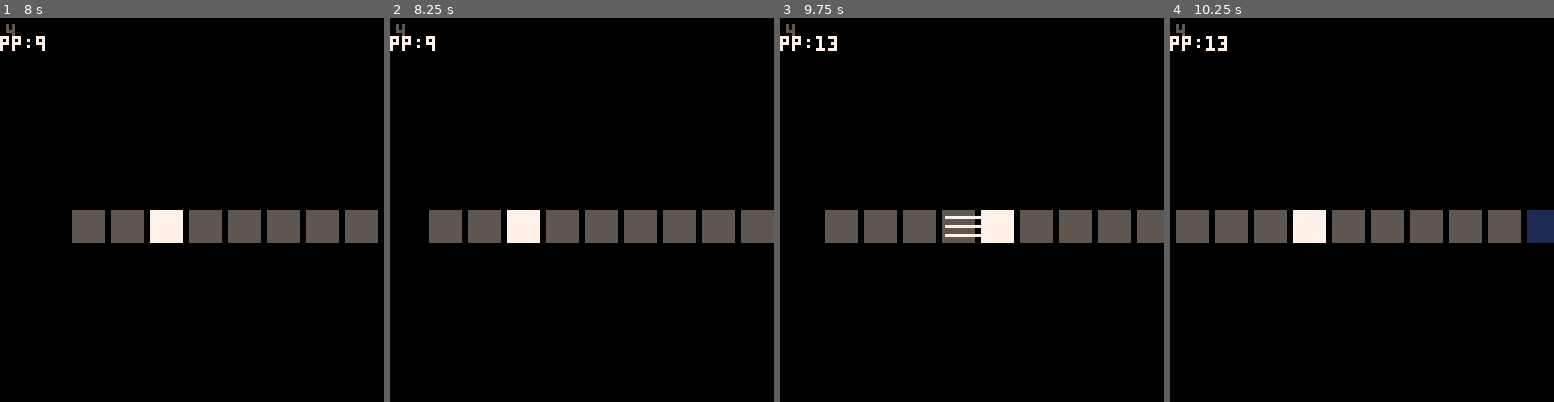
Above: before the commit, frames 1-4 (left to right).
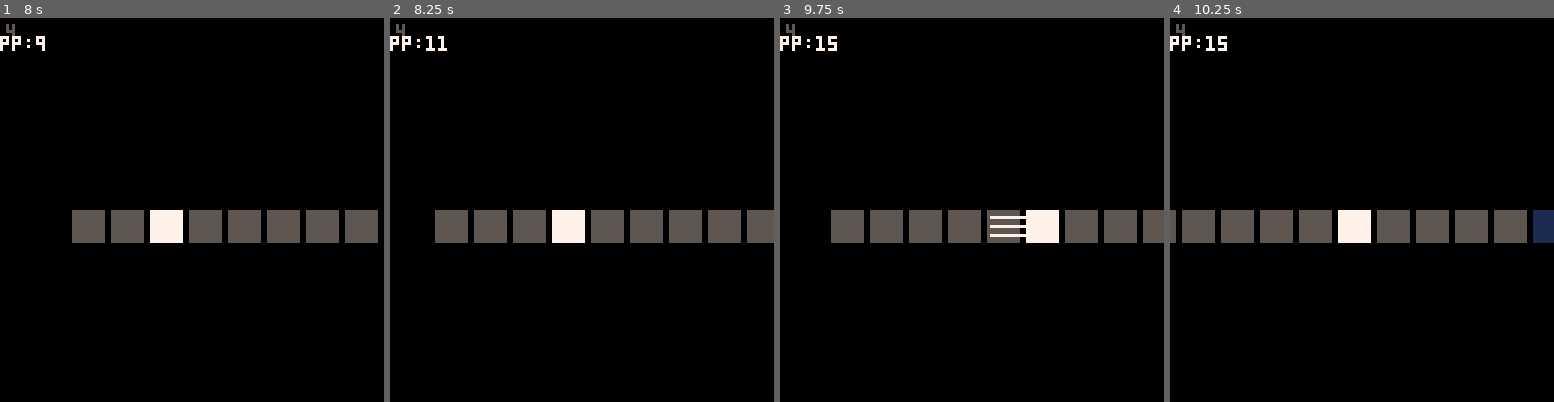
Above: after the commit, the same moments.

Repository: abemassry/dimensional-jump
Game: PICO-8 cartridge dimensional-jump.p8
Same seed, same stepped clock (60 frames per second), same inputs: the game is played once before the commit and once after it.
Inputs:
- Up to frame 1 (8 s): tap X (X key) at 0.33, 1.07, 1.85, 2.97, 4.08, 5.2, 6.32, 7.43 s; tap O (Z key) at 0.7, 1.7, 2.1, 2.5, 2.9, 3.3, 3.7, 4.1, 4.5, 4.9, 5.3, 5.7, 6.1, 6.5, 6.9, 7.3, 7.7 s; hold Right 1.6-2.1 s; hold Up 2.15-2.42 s; hold Right 2.47-3.03 s; hold Left 3.08-3.58 s; hold Down 3.63-3.97 s; hold Right 4.02-4.68 s; hold Up 4.73-5.03 s; hold Left 5.08-5.68 s; hold Down 5.73-6.03 s; hold Right 6.08-6.58 s; hold Right 6.63-7.13 s; hold Up 7.18-7.45 s; hold Right from 7.5 s (still down)
- Up to frame 2 (8.25 s): release Right at 8.07 s; tap O (Z key) at 8.1 s; hold Left from 8.12 s (still down)
- Up to frame 3 (9.75 s): tap O (Z key) every 0.4 s from 8.5 to 9.7 s; tap X (X key) at 8.55, 9.67 s; release Left at 8.62 s; hold Down 8.67-9 s; hold Right 9.05-9.72 s
- Up to frame 4 (10.25 s): hold Up 9.77-10.07 s; tap O (Z key) at 10.1 s; hold Left from 10.12 s (still down)

Frame 1 is identical in both runs. In frame 2, 3.6% of the frame differs, in the area x 9-93%, y 4-59%; in frame 3, 3.5%; in frame 4, 3.9%, in the area x 0-95%, y 5-59%.

Commit message:
fix controls on 1d level

Diff:
--- a/dimensional-jump.p8
+++ b/dimensional-jump.p8
@@ -156,7 +156,7 @@
 		update=function(self)
 			-- handle right button press
 			self.right_released = handle_button_release(1)
-			if (btn(4) and self.right_released and self.allow_timer == false and self.player_screen_pos < 130 and self.falling == false) then
+			if (btn(4) and self.right_released and self.player_screen_pos < 130 and self.falling == false) then
 				-- handle dash jump mechanic
 				self.start_pos-=2
 				self.end_pos-=2
@@ -164,7 +164,7 @@
 				self.allow_timer = true
 				self.dash_jump = true
 				sfx(63)
-			elseif (self.right_released and self.allow_timer == false and self.player_screen_pos < 130 and self.falling == false) then
+			elseif (self.right_released and self.player_screen_pos < 130 and self.falling == false) then
 				self.start_pos-=1
 				self.end_pos-=1
 				self.player_pos+=2
